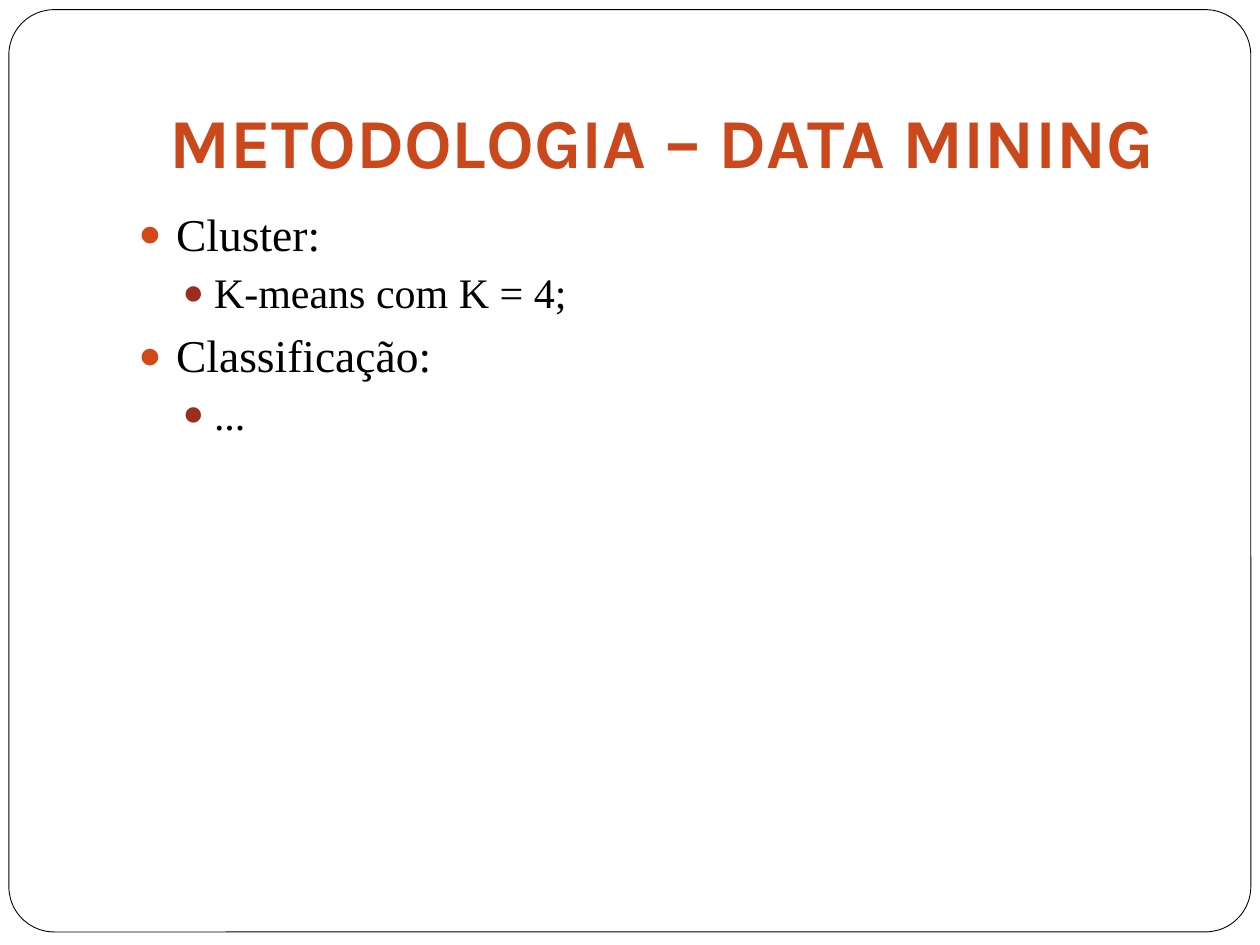
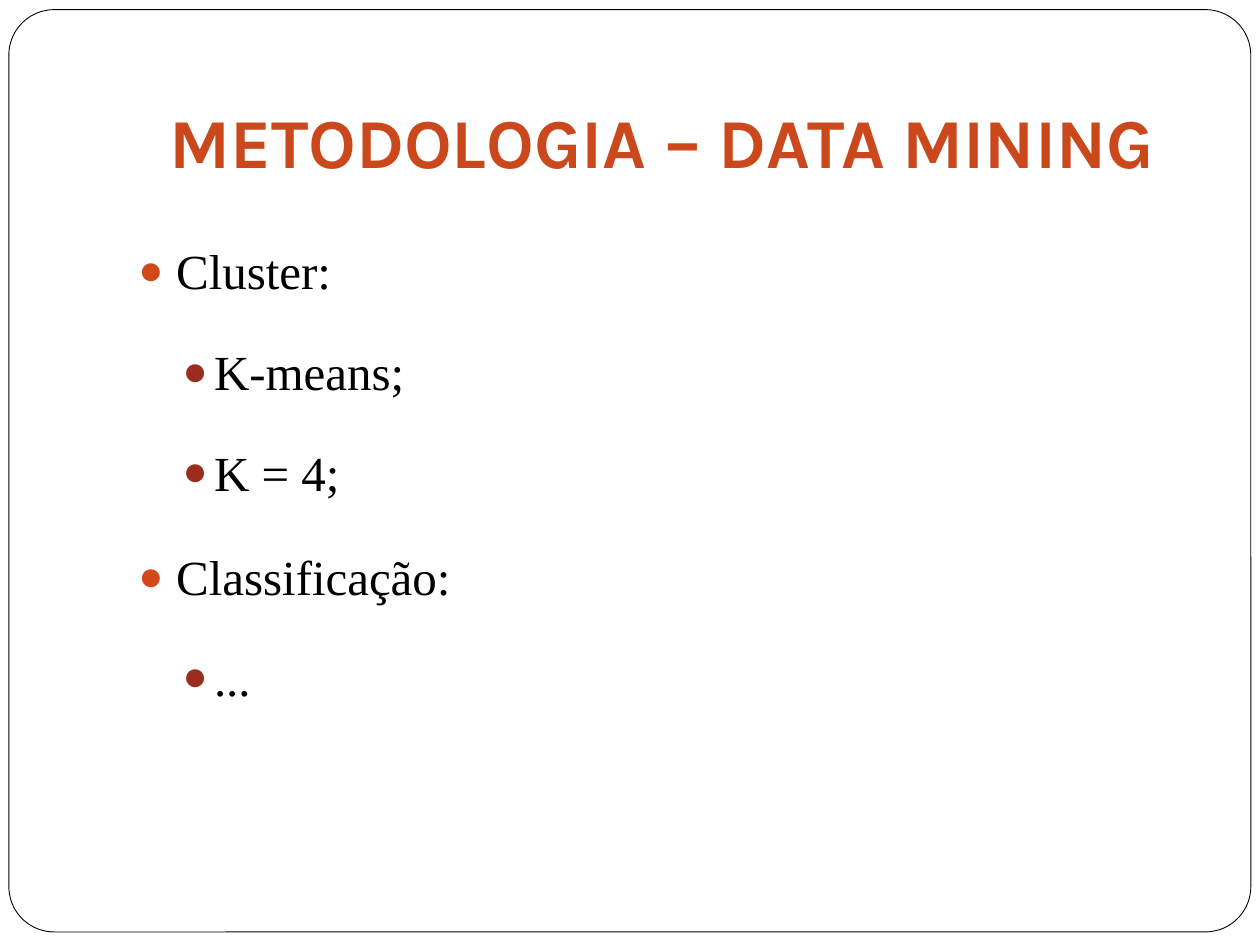
Before and after one commit to gabriellimagomes15/dsa, a slide deck: slide 22 of Apresentacao.pptx (slide 9 before the commit). Drawn at 1260x945 pixels with LibreOffice and Linux fonts; fonts in the diff are those of the drawing. Boxes give left, top, right and bottom in pixels: in the first picture for what was removed or moved away, otherwise in the second. Text is boxed around its words. In the diff, an @@ line names an element or a change of style, - is before the commit and + after.

```diff
--- a/Apresentacao.pptx
+++ b/Apresentacao.pptx
@@ text at (176, 255, 450, 605): size 26 to 28 pt in "Cluster:", "Classificação:"; size 24 to 28 pt in "..."; line spacing 1 to 1.6 @@
@@ text at (214, 358, 404, 499): text changed; size 24 to 28 pt @@
-  ● K-means com K = 4;
+  ● K-means;
+  ● K = 4;
```
Also in this commit, not shown: 6 other slides changed, 14 slides added.
